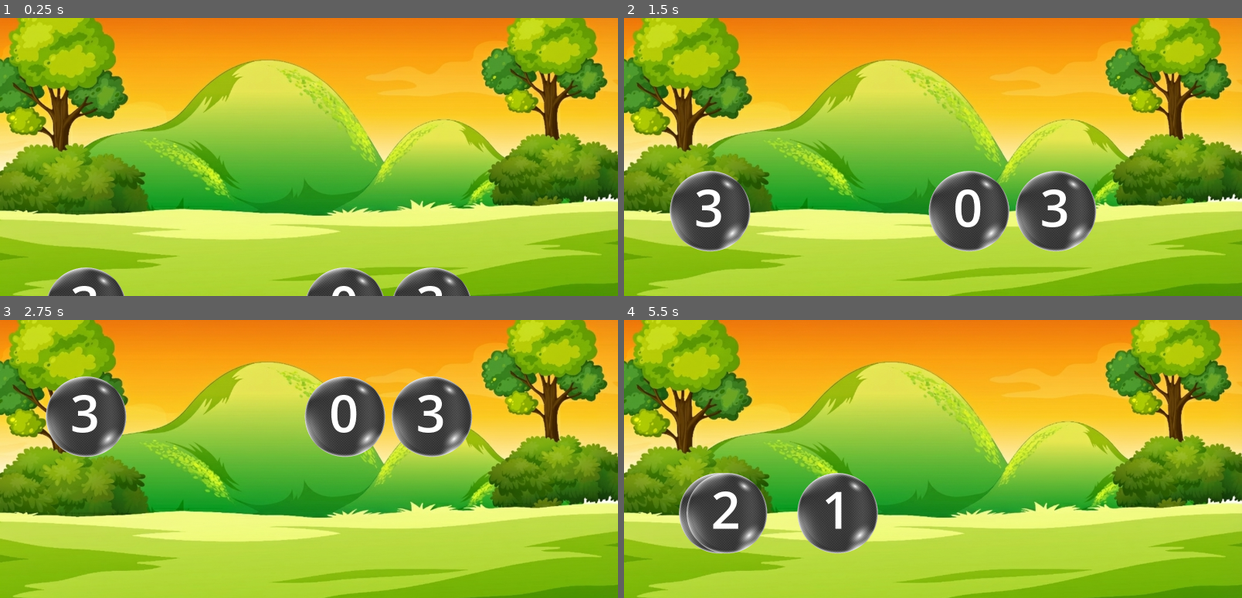
Above: before the commit, frames 1-4 (two rows, left to right).
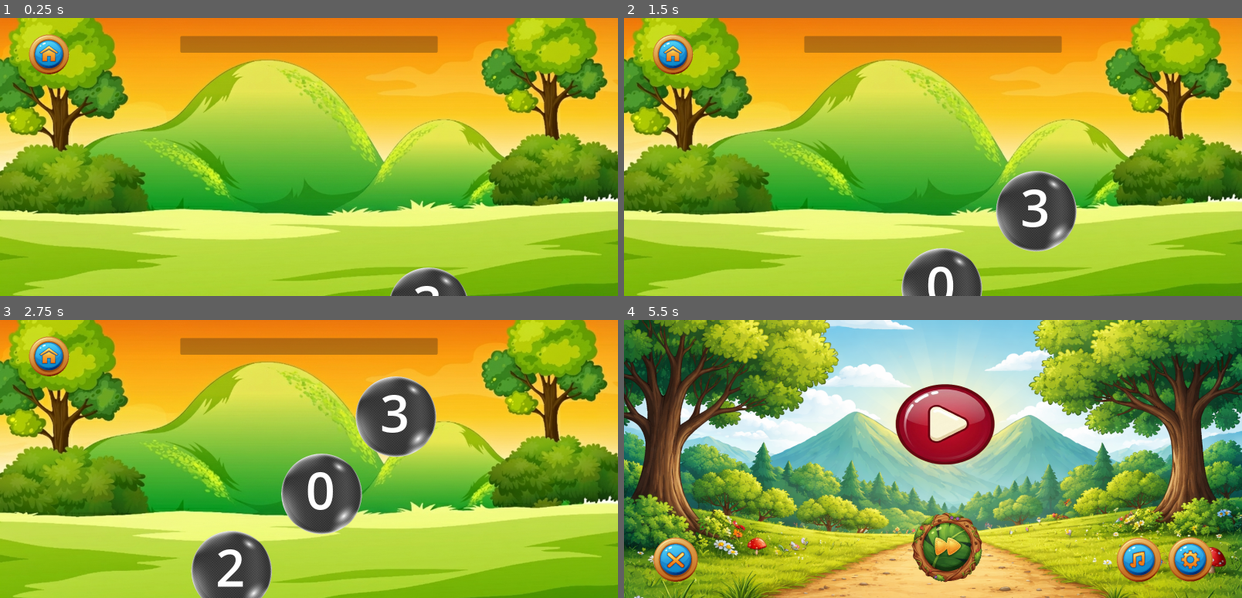
Above: after the commit, the same moments.

Repository: PramodCody/Kids_Classium
Game: Godot game, scene res://Pop_Game/scenes/Poping_1.tscn
Two runs of this game, one before a commit and one after it. Both use one fixed random seed, a clock stepped at 60 frames per second and the inputs below. This scene is started directly instead of the project's main scene. Sound files missing from this copy of the repository are replaced by a short silence.
Inputs (mouse positions are in pixels of both pictures, inside the frame that each line leads up to):
- Up to frame 1 (0.25 s): no input
- Up to frame 2 (1.5 s): click (673, 54) at 0.52 s; click (673, 54) at 1.27 s
- Up to frame 3 (2.75 s): click (49, 356) at 2.02 s
- Up to frame 4 (5.5 s): drag from (1056, 417) to (710, 417) at 2.77 s; click (951, 547) at 3.52 s; click (1192, 559) at 4.27 s; click (1136, 559) at 5.02 s

The runs differ from the first frame. In frame 1, 5.5% of the frame differs, in the area x 4-77%, y 5-100%; in frame 2, 14%; in frame 3, 18%; in frame 4, 98%, in the area x 0-100%, y 0-100%.
Error after the commit: Cannot call method 'change_scene_to_file' on a null value. (res://Trace_Game/scripts/Tracing_1/home_button.gd:27)

Commit message:
Pop Game Prototype completed

Diff:
--- a/Pop_Game/commons/bubble_pop.gd
+++ b/Pop_Game/commons/bubble_pop.gd
@@ -1,13 +1,21 @@
 extends Sprite2D
 
 signal poped
+signal automatic_poped
+
 var random_position = Vector2(randf_range(200, 2000), 1200)
 var random_number = randi_range(0, 3)
+var random_x_movement = randf_range(-1, 1)
 
 func MoveUp():
 	position.y -= 5
 	if position.y <= 0:
-		poped.emit()
+		automatic_poped.emit()
+		queue_free()
+
+	position.x += random_x_movement
+	if position.x <= 0 or position.x >= 2400:
+		automatic_poped.emit()
 		queue_free()
 
 func _ready() -> void:
--- a/Pop_Game/commons/bubble_pop.tscn
+++ b/Pop_Game/commons/bubble_pop.tscn
@@ -24,6 +24,8 @@
 metadata/_edit_use_anchors_ = true
 
 [node name="Area2D" type="Area2D" parent="."]
+collision_layer = 2
+collision_mask = 2
 
 [node name="CollisionShape2D" type="CollisionShape2D" parent="Area2D"]
 position = Vector2(-3, 0)
--- a/Pop_Game/scenes/Poping_1.tscn
+++ b/Pop_Game/scenes/Poping_1.tscn
@@ -1,7 +1,14 @@
-[gd_scene load_steps=3 format=3 uid="uid://8nlh2lbgomlv"]
+[gd_scene load_steps=10 format=3 uid="uid://8nlh2lbgomlv"]
 
 [ext_resource type="Texture2D" uid="uid://bwdvpr806e8al" path="res://Trace_Game/assests/images/Background.png" id="1_a1ij8"]
 [ext_resource type="Script" uid="uid://cif56bo0l5jg7" path="res://Pop_Game/scripts/Poping_1/poping_1.gd" id="2_ugcpd"]
+[ext_resource type="Texture2D" uid="uid://ddl1lxmss11g7" path="res://Main_Screen/assests/images/Retry_Button.png" id="3_mbmvv"]
+[ext_resource type="Script" uid="uid://bv75x5api04yk" path="res://Pop_Game/scripts/Poping_1/retry_button.gd" id="4_p3m5i"]
+[ext_resource type="Texture2D" uid="uid://cdpda6p7rl51a" path="res://Main_Screen/assests/images/Next_Button.png" id="5_uryvf"]
+[ext_resource type="Script" uid="uid://clcka3dobldfi" path="res://Pop_Game/scripts/Poping_1/next_button.gd" id="6_p3m5i"]
+[ext_resource type="Texture2D" uid="uid://do451oqvtmxxh" path="res://Main_Screen/assests/images/Home_Button.png" id="7_tvw1e"]
+[ext_resource type="Script" uid="uid://f80gok7fjyoh" path="res://Trace_Game/scripts/Tracing_1/home_button.gd" id="8_uynt5"]
+[ext_resource type="AudioStream" uid="uid://b2wofwutebcjk" path="res://Main_Screen/assests/sounds/Button_Sound.mp3" id="9_p3m5i"]
 
 [node name="Control" type="Control"]
 layout_mode = 3
@@ -23,3 +30,65 @@
 grow_vertical = 2
 mouse_filter = 2
 texture = ExtResource("1_a1ij8")
+
+[node name="ProgressBar" type="ProgressBar" parent="."]
+layout_mode = 1
+anchors_preset = 5
+anchor_left = 0.5
+anchor_right = 0.5
+offset_left = -500.0
+offset_top = 70.0
+offset_right = 500.0
+offset_bottom = 135.0
+grow_horizontal = 2
+mouse_filter = 2
+max_value = 10.0
+rounded = true
+show_percentage = false
+
+[node name="Retry_Button" type="TextureButton" parent="."]
+visible = false
+modulate = Color(1, 1, 1, 0.78431374)
+layout_mode = 0
+offset_left = 1900.0
+offset_top = 830.0
+offset_right = 2100.0
+offset_bottom = 1030.0
+texture_normal = ExtResource("3_mbmvv")
+ignore_texture_size = true
+stretch_mode = 4
+script = ExtResource("4_p3m5i")
+
+[node name="Next_Button" type="TextureButton" parent="."]
+visible = false
+modulate = Color(1, 1, 1, 0.78431374)
+layout_mode = 0
+offset_left = 2100.0
+offset_top = 830.0
+offset_right = 2300.0
+offset_bottom = 1030.0
+texture_normal = ExtResource("5_uryvf")
+ignore_texture_size = true
+stretch_mode = 4
+script = ExtResource("6_p3m5i")
+
+[node name="Home_Button" type="TextureButton" parent="."]
+layout_mode = 0
+offset_left = 100.0
+offset_top = 50.0
+offset_right = 280.0
+offset_bottom = 230.0
+texture_normal = ExtResource("7_tvw1e")
+ignore_texture_size = true
+stretch_mode = 4
+script = ExtResource("8_uynt5")
+
+[node name="Button_Sound" type="AudioStreamPlayer2D" parent="."]
+stream = ExtResource("9_p3m5i")
+
+[connection signal="button_down" from="Retry_Button" to="Retry_Button" method="_on_button_down"]
+[connection signal="button_up" from="Retry_Button" to="Retry_Button" method="_on_button_up"]
+[connection signal="button_down" from="Next_Button" to="Next_Button" method="_on_button_down"]
+[connection signal="button_up" from="Next_Button" to="Next_Button" method="_on_button_up"]
+[connection signal="button_down" from="Home_Button" to="Home_Button" method="_on_button_down"]
+[connection signal="button_up" from="Home_Button" to="Home_Button" method="_on_button_up"]
--- /dev/null
+++ b/Pop_Game/scripts/Poping_1/next_button.gd
@@ -0,0 +1,36 @@
+extends TextureButton
+
+var scale_strength = 0.1
+var animation_speed = 0.1
+
+func _ready():
+	visible = false
+	modulate.a = 0.0
+
+func show_with_fade():
+	visible = true
+	modulate.a = 0.0
+	var tween = create_tween()
+	tween.tween_property(self, "modulate:a", 1.0, 2.0).set_trans(Tween.TRANS_SINE).set_ease(Tween.EASE_IN_OUT)
+
+func _on_button_down() -> void:
+	$"../Button_Sound".play()
+
+	pivot_offset = size/2
+	var tween = create_tween()
+	tween.tween_property(self, "scale", Vector2.ONE * (1.0 - scale_strength), animation_speed)\
+	.set_trans(Tween.TRANS_SINE).set_ease(Tween.EASE_OUT)
+
+	await $"../Button_Sound".finished
+
+
+func _on_button_up() -> void:
+	$"../Button_Sound".play()
+
+	pivot_offset = size/2
+	var tween = create_tween()
+	tween.tween_property(self, "scale", Vector2.ONE, animation_speed * 4)\
+	.set_trans(Tween.TRANS_ELASTIC).set_ease(Tween.EASE_OUT)
+
+	await $"../Button_Sound".finished
+	print("Next Scene")
--- a/Pop_Game/scripts/Poping_1/poping_1.gd
+++ b/Pop_Game/scripts/Poping_1/poping_1.gd
@@ -1,17 +1,34 @@
 extends Control
+@onready var progressbar = $ProgressBar
 
 var bubble_template = preload("res://Pop_Game/commons/bubble_pop.tscn")
+var isWin = false
 
 func _ready() -> void:
-	spawn_bubble()
-	spawn_bubble()
-	spawn_bubble()
+	var n = 6 #numbers of ball at once
+	for i in n:
+		spawn_bubble()
+		await get_tree().create_timer(1).timeout
+
 
 func spawn_bubble():
-	var new_bubble = bubble_template.instantiate()
-	add_child(new_bubble)
-	new_bubble.poped.connect(on_bubble_poped)
+	if !isWin:
+		var new_bubble = bubble_template.instantiate()
+		add_child(new_bubble)
+		new_bubble.poped.connect(on_bubble_poped)
+		new_bubble.automatic_poped.connect(on_automatic_poped)
 
 
 func on_bubble_poped():
+	progressbar.value += 1
+	if progressbar.value >= 10:
+		$Retry_Button.show_with_fade()
+		$Next_Button.show_with_fade()
+		isWin = true
+
+	await get_tree().create_timer(1).timeout
 	spawn_bubble() #whichever pops appears again
+
+func on_automatic_poped():
+	await get_tree().create_timer(1).timeout
+	spawn_bubble()
--- /dev/null
+++ b/Pop_Game/scripts/Poping_1/retry_button.gd
@@ -0,0 +1,37 @@
+extends TextureButton
+
+var scale_strength = 0.1
+var animation_speed = 0.1
+
+func _ready():
+	visible = false
+	modulate.a = 0.0
+
+func show_with_fade():
+	visible = true
+	modulate.a = 0.0
+	var tween = create_tween()
+	tween.tween_property(self, "modulate:a", 1.0, 2.0).set_trans(Tween.TRANS_SINE).set_ease(Tween.EASE_IN_OUT)
+
+
+func _on_button_down() -> void:
+	$"../Button_Sound".play()
+
+	pivot_offset = size/2
+	var tween = create_tween()
+	tween.tween_property(self, "scale", Vector2.ONE * (1.0 - scale_strength), animation_speed)\
+	.set_trans(Tween.TRANS_SINE).set_ease(Tween.EASE_OUT)
+
+	await $"../Button_Sound".finished
+
+
+func _on_button_up() -> void:
+	$"../Button_Sound".play()
+
+	pivot_offset = size/2
+	var tween = create_tween()
+	tween.tween_property(self, "scale", Vector2.ONE, animation_speed * 4)\
+	.set_trans(Tween.TRANS_ELASTIC).set_ease(Tween.EASE_OUT)
+
+	await $"../Button_Sound".finished
+	get_tree().change_scene_to_file("res://Pop_Game/scenes/Poping_1.tscn")
Not shown, added: Pop_Game/scripts/Poping_1/next_button.gd.uid
Not shown, added: Pop_Game/scripts/Poping_1/retry_button.gd.uid
